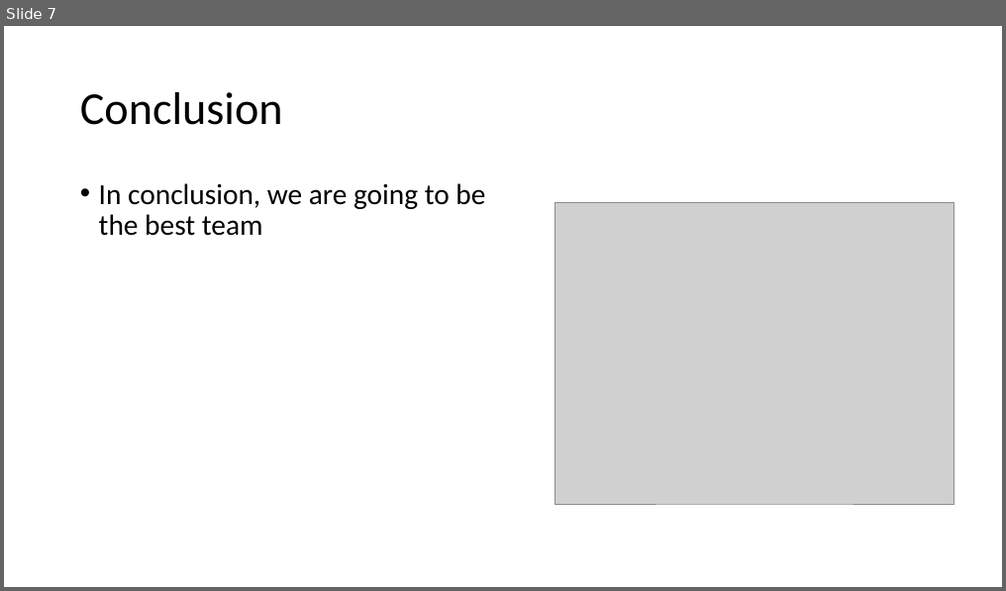
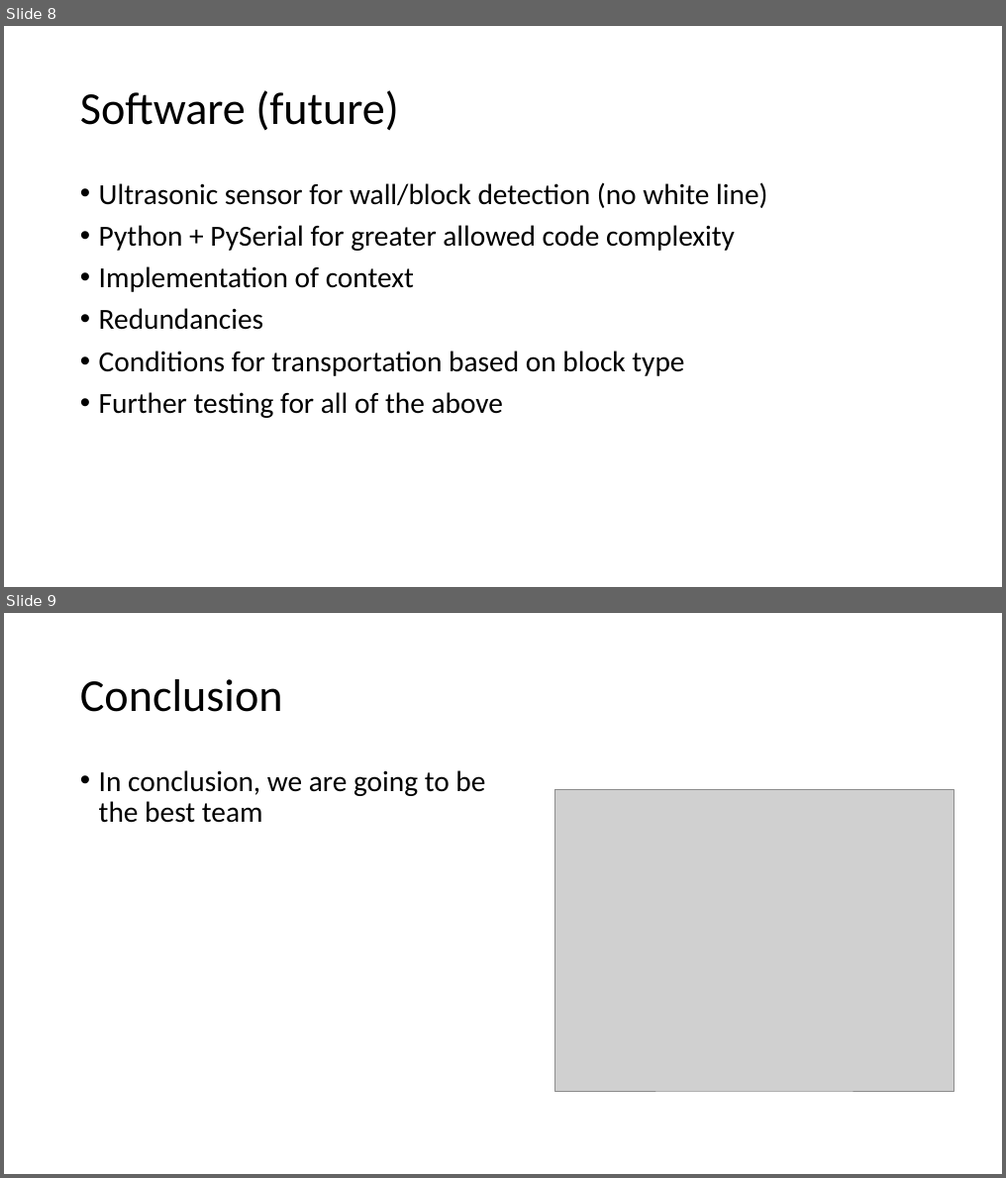
Before and after one commit to Lev-Davies/IDP, a slide deck: Documentation/IDP_first_presentation.pptx. Shown one above the other, each under a label of ours: slide 7 before the commit, slides 8 and 9 after it. The pictures are 1006x591 and 1006x1178 pixels, drawn with LibreOffice and Linux fonts; fonts in the diff are those of the drawing; grey boxes stand for pictures. Boxes give left, top, right and bottom in pixels: in the first picture for what was removed or moved away, otherwise in the second. Text is boxed around its words. In the diff, an @@ line names an element or a change of style, - is before the commit and + after.

```diff
--- a/Documentation/IDP_first_presentation.pptx
+++ b/Documentation/IDP_first_presentation.pptx
@@ slide 8 added at [4,26,1002,587], background #FFFFFF @@
@@ title added at [80,90,398,131], 44 pt, text #000000 @@
+Software (future)
@@ text added at [99,182,767,418], 28 pt, text #000000 @@
+• Ultrasonic sensor for wall/block detection (no white line)
+• Python + PySerial for greater allowed code complexity
+• Implementation of context
+• Redundancies
+• Conditions for transportation based on block type
+• Further testing for all of the above
@@ what was slide 7 is now slide 9 @@
```
Also in this commit, not shown: 2 other slides added, 1 slide removed.
